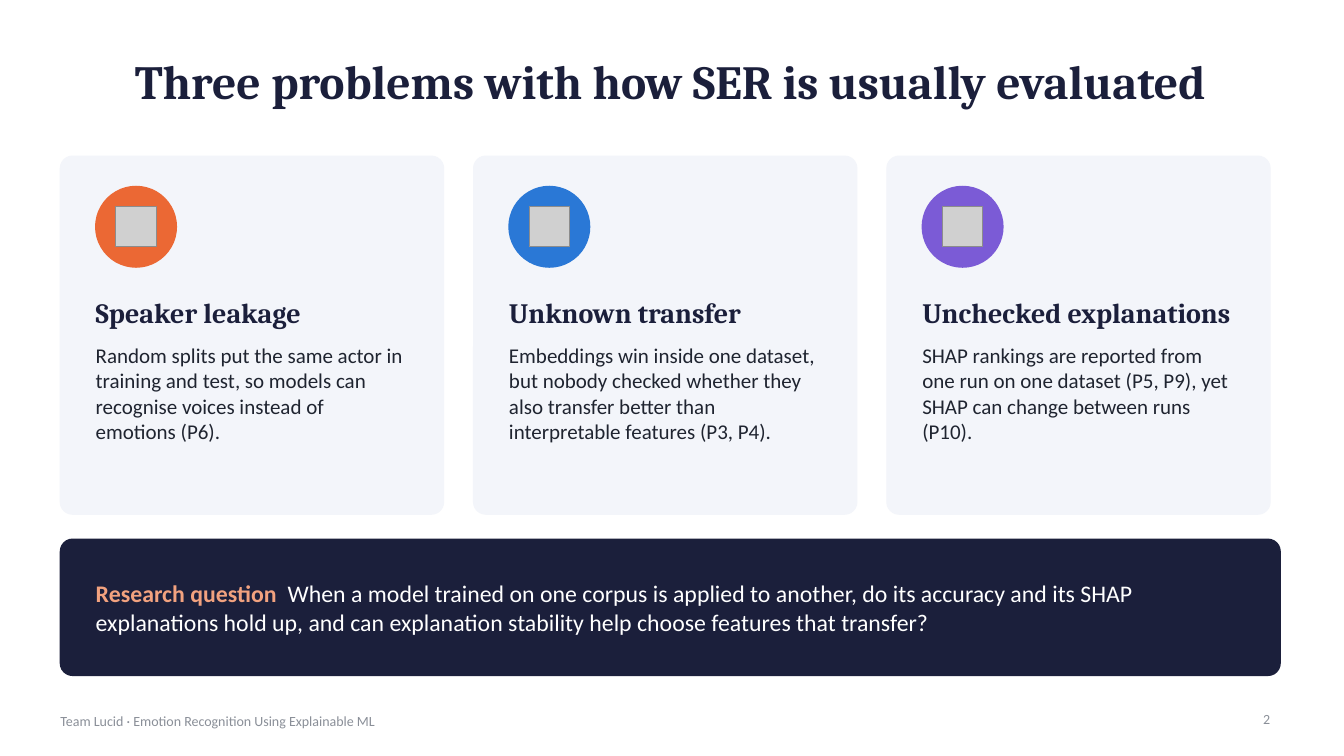
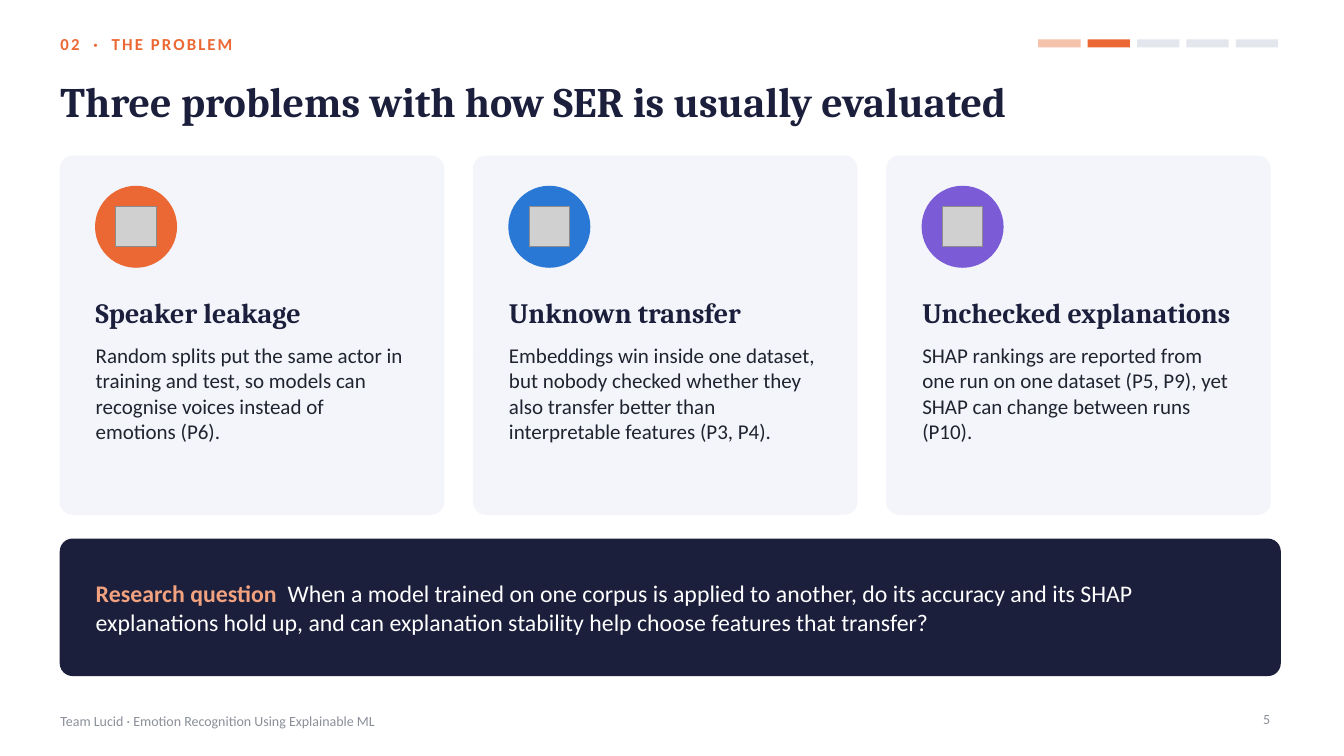
Before and after one commit to shreyashsp25/lucid-speech-emotion-xai, a slide deck: slide 5 of report/Lucid_Final_Presentation.pptx (slide 2 before the commit). Drawn at 1344x756 pixels with LibreOffice and Linux fonts; fonts in the diff are those of the drawing; grey boxes stand for pictures. Boxes give left, top, right and bottom in pixels: in the first picture for what was removed or moved away, otherwise in the second. Text is boxed around its words. In the diff, an @@ line names an element or a change of style, - is before the commit and + after.

```diff
--- a/report/Lucid_Final_Presentation.pptx
+++ b/report/Lucid_Final_Presentation.pptx
@@ text added at (x1=60, y1=39, x2=232, y2=50), 12 pt, text #EB6834, bold @@
+02 · THE PROBLEM
@@ rectangle added at (x1=1038, y1=39, x2=1081, y2=47), fill #F5C3AC @@
@@ rectangle added at (x1=1088, y1=39, x2=1130, y2=47), fill #EB6834 @@
@@ rectangle added at (x1=1137, y1=39, x2=1180, y2=47), fill #E3E6ED @@
@@ rectangle added at (x1=1187, y1=39, x2=1229, y2=47), fill #E3E6ED @@
@@ rectangle added at (x1=1236, y1=39, x2=1278, y2=47), fill #E3E6ED @@
@@ title "Three problems with how SER ..." moved from (x1=135, y1=66, x2=1205, y2=110) to (x1=60, y1=87, x2=1006, y2=127) @@
@@ title "Three problems with how SER ..." at (x1=60, y1=87, x2=1006, y2=127): size 34 to 30 pt; alignment centre to left @@
@@ page number at (x1=1263, y1=715, x2=1270, y2=724): text changed @@
-2
+5
```
Also in this commit, not shown: 15 other slides changed, 5 slides added.
